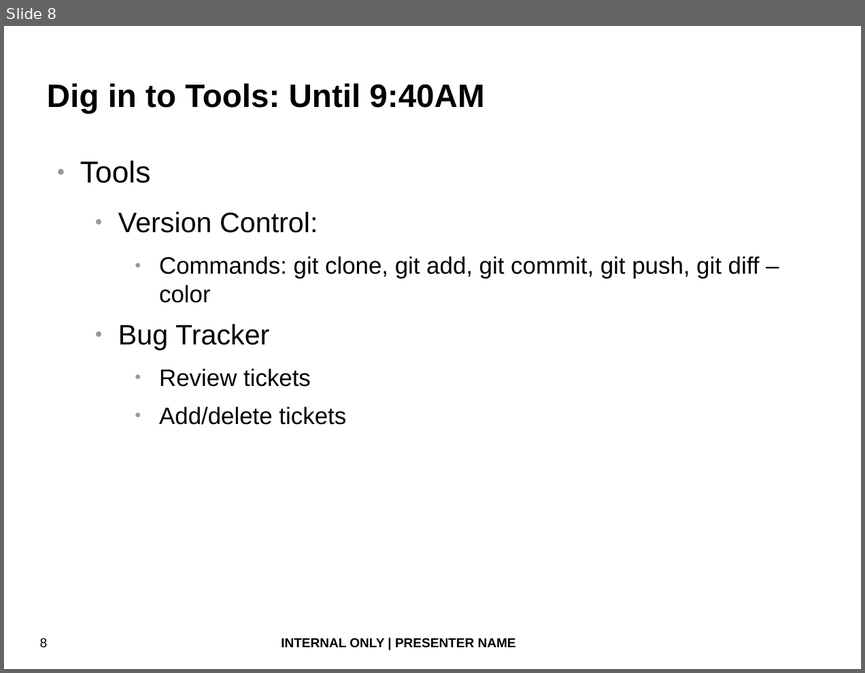
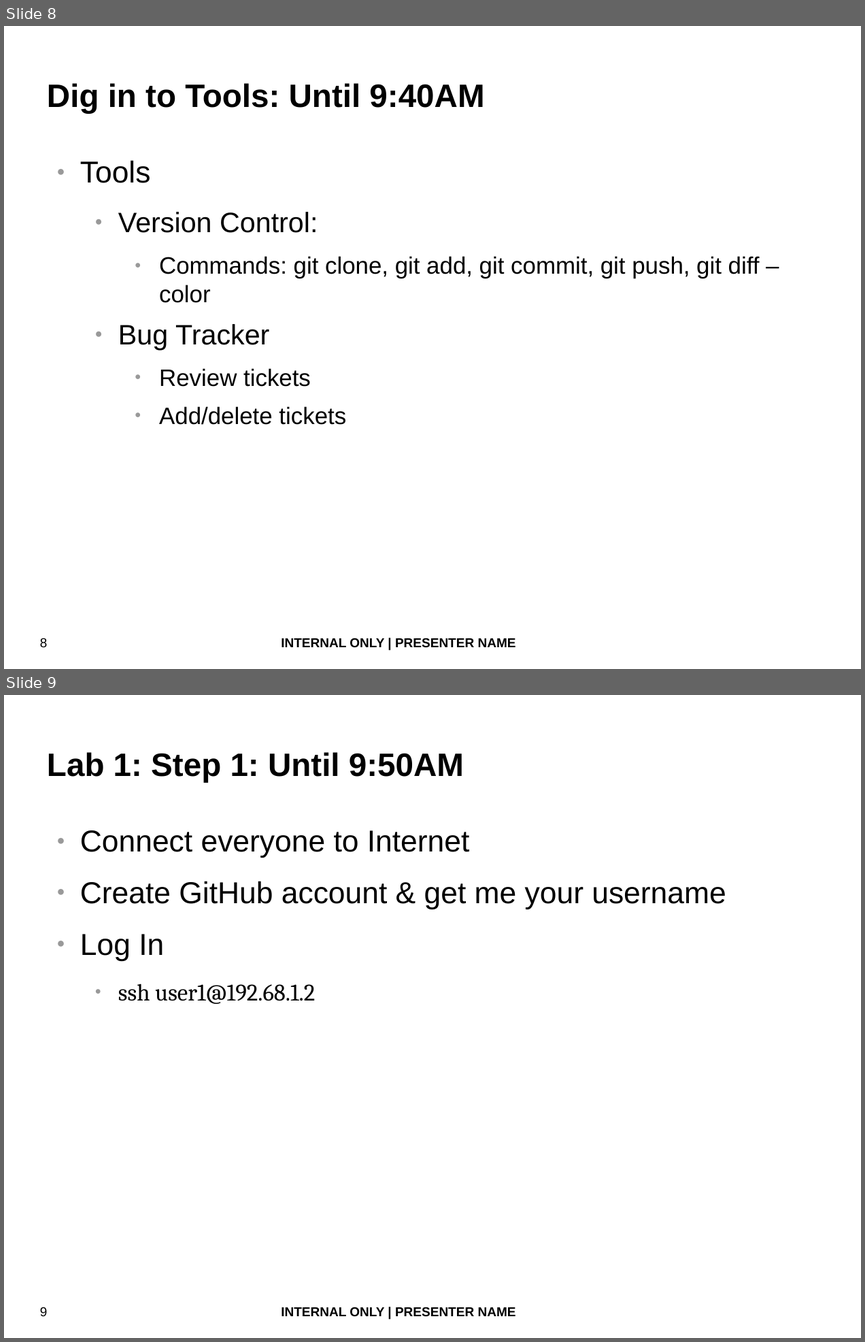
Before and after one commit to fatherlinux/shiva, a slide deck: bash_devops.odp. Shown one above the other, each under a label of ours: slide 8 before the commit, slides 8 and 9 after it. The pictures are 865x673 and 865x1342 pixels, drawn with LibreOffice and Linux fonts; fonts in the diff are those of the drawing; background and template pictures are left out. Boxes give left, top, right and bottom in pixels: in the first picture for what was removed or moved away, otherwise in the second. Text is boxed around its words. In the diff, an @@ line names an element or a change of style, - is before the commit and + after.

```diff
--- a/bash_devops.odp
+++ b/bash_devops.odp
@@ slide 9 added at (4, 695, 861, 1338), background #FFFFFF; not listed: 2 template elements that a slide beside it also shows @@
@@ title added at (47, 752, 464, 782), 30 pt, text #000000, bold @@
+Lab 1: Step 1: Until 9:50AM
@@ text added at (80, 830, 725, 1004), 28 pt, text #000000 @@
+● Connect everyone to Internet
+● Create GitHub account & get me your username
+● Log In
+  ● ssh user1@192.68.1.2
```
Also in this commit, not shown: 4 slides changed, 13 other slides added, 1 slide removed.
